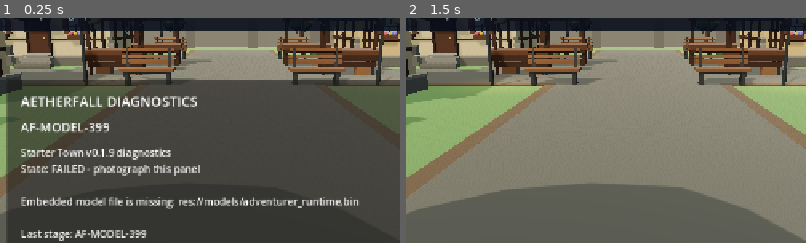
Above: before the commit, frames 1-2 (left to right).
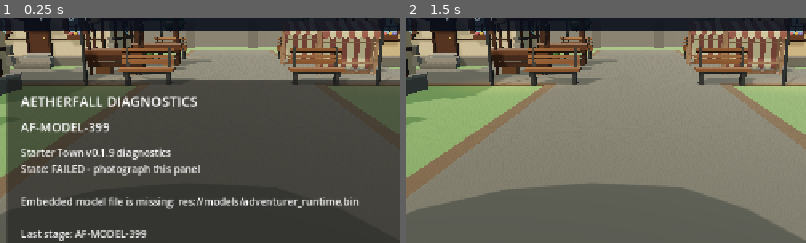
Above: after the commit, the same moments.

Repository: demetrecerrone-star/Aetherfall
Game: Godot game, scene res://starter_town.tscn
The game is run twice, just before and just after one commit, with the same random seed, the same clock (stepped at 60 frames per second) and the same inputs.
Inputs:
- Up to frame 1 (0.25 s): no input
- Up to frame 2 (1.5 s): click "ERROR AF-MODEL-399" at 0.5 s; click "POSE: RELAX" at 1.25 s
The pictures show only the part of the screen within x 21-71%, y 16-66%; the shares and areas given below are measured in that part.

The runs differ from the first frame. In frame 1, 3.1% of the frame differs, in the area x 70-98%, y 3-26%; in frame 2, 3.1%.

Commit message:
Introduce Quaternius scene replacements with original collision fallback and first real GLB

Diff:
--- /dev/null
+++ b/cleanroom/scenery_replacements.gd
@@ -0,0 +1,65 @@
+extends RefCounted
+## Replace placeholder meshes with compact CC0 Quaternius glTF scenes when present.
+## Missing resources safely retain the original visual mesh and gameplay collision.
+
+const MODEL_DIR := "res://models/scenery/"
+
+static func place(owner: Node3D, asset: String, desired_size: Vector3, keep_visible: PackedStringArray = PackedStringArray(), yaw_degrees: float = 0.0) -> bool:
+    var path := MODEL_DIR + asset + ".glb"
+    if not ResourceLoader.exists(path):
+        return false
+    var scene := load(path) as PackedScene
+    if scene == null:
+        push_warning("Could not load scenery scene: " + path)
+        return false
+    var model := scene.instantiate() as Node3D
+    if model == null:
+        push_warning("Scenery resource is not Node3D: " + path)
+        return false
+    model.name = "Quaternius_" + asset
+    owner.add_child(model)
+    model.rotation_degrees.y = yaw_degrees
+
+    # Compute bounds relative to the original object, including all child meshes.
+    var bounds := AABB()
+    var found_mesh := false
+    var pending: Array[Node] = [model]
+    while not pending.is_empty():
+        var part := pending.pop_back()
+        if part is MeshInstance3D:
+            var mesh_part := part as MeshInstance3D
+            if mesh_part.mesh != null:
+                var box := mesh_part.get_aabb()
+                for x in [0.0, 1.0]:
+                    for y in [0.0, 1.0]:
+                        for z in [0.0, 1.0]:
+                            var corner := box.position + box.size * Vector3(x, y, z)
+                            var point := owner.to_local(mesh_part.to_global(corner))
+                            if not found_mesh:
+                                bounds = AABB(point, Vector3.ZERO)
+                                found_mesh = true
+                            else:
+                                bounds = bounds.expand(point)
+        for child in part.get_children():
+            pending.append(child)
+    if not found_mesh:
+        model.queue_free()
+        return false
+
+    var fit_x := desired_size.x / maxf(bounds.size.x, 0.01)
+    var fit_y := desired_size.y / maxf(bounds.size.y, 0.01)
+    var fit_z := desired_size.z / maxf(bounds.size.z, 0.01)
+    var uniform_scale := minf(fit_x, minf(fit_y, fit_z))
+    model.scale = Vector3.ONE * uniform_scale
+    model.position = Vector3(
+        -(bounds.position.x + bounds.size.x * 0.5) * uniform_scale,
+        -bounds.position.y * uniform_scale,
+        -(bounds.position.z + bounds.size.z * 0.5) * uniform_scale
+    )
+
+    # Preserve original mesh nodes for QA and safe fallback. Physics blockers
+    # belong to the town controller and are deliberately never removed.
+    for child in owner.get_children():
+        if child is MeshInstance3D and child != model and not keep_visible.has(child.name):
+            (child as MeshInstance3D).visible = false
+    return true
--- a/cleanroom/starter_town.gd
+++ b/cleanroom/starter_town.gd
@@ -1,4 +1,5 @@
 extends Node3D
+const SceneryReplacement = preload("res://scenery_replacements.gd")
 ## Runtime Tripo/Mixamo QA scene for Aetherfall character pass.
 ## Loads the supplied GLB directly and adds game-ready preview behavior:
 ## gameplay locomotion test: touch movement, camera orbit, auto animation states, grounding.
@@ -614,6 +615,14 @@
         "door_half_width": 0.64
     })
     _add_camera_obstacle(Vector3(position.x, (body_size.y + 1.6) * 0.5, position.z), Vector3(width + 0.22, body_size.y + 1.6, depth + 0.22))
+    var facade := "House_%d" % (1 + absi(roundi(position.x * 13.0 + position.z * 7.0)) % 4)
+    if title == "THE INN":
+        facade = "Inn"
+    elif title == "BLACKSMITH":
+        facade = "Blacksmith"
+    # Keep original approach steps and signage visible after facade replacement.
+    SceneryReplacement.place(house, facade, Vector3(width + 0.4, body_size.y + 2.1, depth + 0.4),
+        PackedStringArray(["DoorStepUpper", "DoorStepLower", "DoorThreshold", "ShopSign"]))
     return house
 
 func _add_tree(position: Vector3, scale_factor: float = 1.0) -> void:
@@ -643,6 +652,8 @@
     _sphere(tree, "LeafE", 0.52 * scale_factor, Vector3(0.58, 3.16, 0.18) * scale_factor, leaf_dark)
     _sphere(tree, "LeafF", 0.44 * scale_factor, Vector3(0.02, 2.92, -0.52) * scale_factor, leaf_mid)
     _add_circle_blocker(Vector2(position.x, position.z), 0.30 * scale_factor, PLAYER_WORLD_RADIUS + 0.035)
+    var tree_asset := "BirchTree_1" if absi(roundi(position.x + position.z)) % 2 == 0 else "MapleTree_1"
+    SceneryReplacement.place(tree, tree_asset, Vector3(3.0, 5.1, 3.0) * scale_factor)
 
 func _add_shrub(position: Vector3, scale_factor: float = 1.0, variant: int = 0) -> void:
     var shrub := Node3D.new()
@@ -660,6 +671,8 @@
         _sphere(shrub, "ShrubB", 0.34 * scale_factor, Vector3(0.00, 0.34, -0.08), dark)
         _sphere(shrub, "ShrubC", 0.31 * scale_factor, Vector3(0.31, 0.31, 0.05), light)
         _sphere(shrub, "ShrubD", 0.22 * scale_factor, Vector3(0.12, 0.58, 0.00), mid)
+    var shrub_asset := "Bush" if variant % 3 == 0 else ("Bush_Large" if variant % 3 == 1 else "Bush_Flowers")
+    SceneryReplacement.place(shrub, shrub_asset, Vector3(1.3, 1.15, 1.3) * scale_factor)
 
 func _add_grass_clump(position: Vector3, scale_factor: float = 1.0) -> void:
     var clump := Node3D.new()
@@ -670,6 +683,7 @@
     _box(clump, "BladeA", Vector3(0.035, 0.42, 0.05) * scale_factor, Vector3(-0.12, 0.20, 0), green_a, Vector3(0, 0, -13))
     _box(clump, "BladeB", Vector3(0.035, 0.48, 0.05) * scale_factor, Vector3(0.00, 0.23, 0), green_b, Vector3(0, 0, 7))
     _box(clump, "BladeC", Vector3(0.035, 0.38, 0.05) * scale_factor, Vector3(0.12, 0.18, 0), green_a, Vector3(0, 0, 16))
+    SceneryReplacement.place(clump, "Grass_Small", Vector3(0.55, 0.65, 0.55) * scale_factor)
 
 func _add_flower_patch(position: Vector3, flower_color: Color) -> void:
     var patch := Node3D.new()
@@ -711,6 +725,10 @@
         _box(stall, "AwningStripe", Vector3(0.54, 0.12, 1.72), Vector3(sx, 2.52, -0.04), stripe_color, Vector3(-8, 0, 0), 0.84)
     _box(stall, "CrateA", Vector3(0.62, 0.55, 0.62), Vector3(-0.70, 0.30, -0.35), Color("#79543a"))
     _box(stall, "CrateB", Vector3(0.55, 0.40, 0.55), Vector3(0.62, 0.22, 0.30), Color("#875f40"))
+    # Try the real modular market stand while retaining the proven collision.
+    # The Quaternius asset has a narrow native X axis, hence the 90-degree turn.
+    var stall_asset := "MarketStand_1" if position.x < 0.0 else "MarketStand_2"
+    SceneryReplacement.place(stall, stall_asset, Vector3(2.60, 2.65, 1.65), PackedStringArray(), 90.0)
     # Includes the four wooden StallPost supports and the stocked counter.
     _add_blocker(Vector2(position.x, position.z), Vector2(2.65, 1.72), PLAYER_WORLD_RADIUS + 0.025)
 
@@ -751,6 +769,7 @@
     _cylinder(barrel, "Barrel", 0.34, 0.82, Vector3(0, 0.41, 0), Color("#765039"))
     _cylinder(barrel, "BandLow", 0.355, 0.07, Vector3(0, 0.18, 0), Color("#333638"), 0.45)
     _cylinder(barrel, "BandHigh", 0.355, 0.07, Vector3(0, 0.64, 0), Color("#333638"), 0.45)
+    SceneryReplacement.place(barrel, "Barrel", Vector3(0.71, 0.92, 0.71))
     # The barrel and its iron bands need a shared footprint. Leave just
     # a couple of centimeters beyond the visible rim plus player radius.
     _add_circle_blocker(Vector2(position.x, position.z), 0.355, PLAYER_WORLD_RADIUS + 0.025)
Binary file added: cleanroom/models/scenery/MarketStand_2.glb
Not shown, added: cleanroom/models/scenery/README.md
